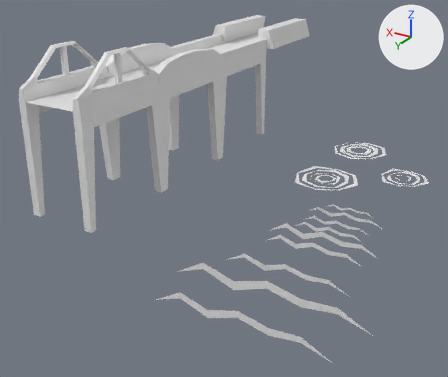
One commit to the Blender file assets/models/bridge.blend: the scene before it, then after it.
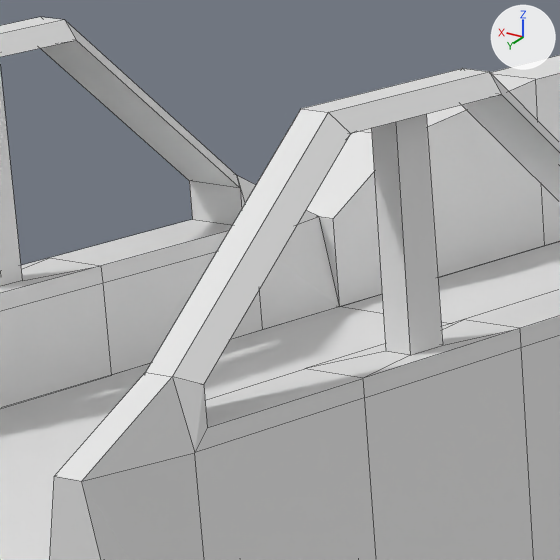
Each version is shown whole from a 50 mm lens placed at (-70.8, 115.6, 26.1), pointed at (-16.1, 24.5, -19.4), then close up on the part from 15% to 31% of the width and 10% to 29% of the height. Lighting does not change. The marker at upper right points along +X, +Y and +Z. The close-ups show mesh edges as thin lines.

Objects in the first close-up: 'border.001', 'border.003', 'road_part_b', 'road_part_c'.
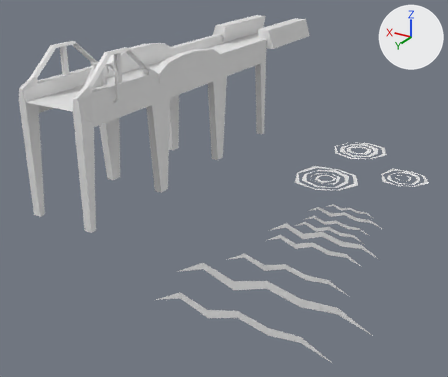
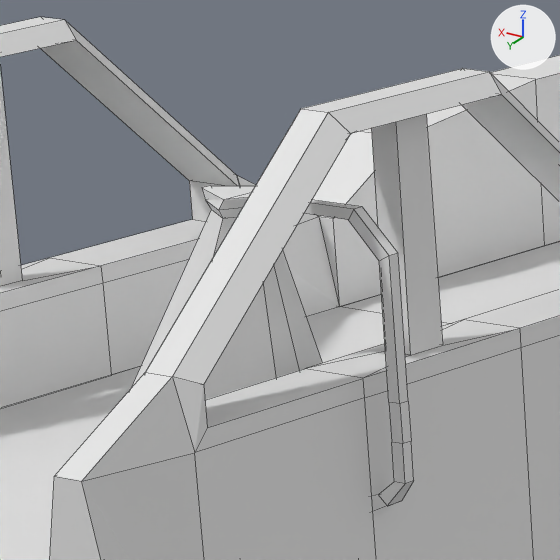
Edits to the bpy script that builds the scene:
```text
Add me_cube:
    me_cube.from_pydata(...)  # 50 vertices, 48 faces; spans x -28.2..29.7, y -9.4..9.4, z -0.7..5.8
Add me_cube_001:
    me_cube_001.from_pydata([(27.4, 1.3, 5.4), (27.4, -1.3, 5.4), (17.9, 7.9, 5.4), (17.9, -7.9, 5.4), (14.0, -1.3, 5.4), (14.0, 1.3, 5.4), (67.2, 6.3, 0.0), (67.2, -6.3, 0.0), (22.4, 37.2, 0.0), (22.4, -37.2, 0.0), (4.2, -6.3, 0.0), (4.2, 6.3, 0.0)], [], [(4, 3, 2, 5), (5, 11, 10, 4), (0, 6, 8, 2), (2, 8, 11, 5), (4, 10, 9, 3), (1, 7, 6, 0), (3, 9, 7, 1)])
Add ob_streetlamp_light:
    ob_streetlamp_light = bpy.data.objects.new('streetlamp_light', me_cube_001)
    ob_streetlamp_light.parent = ob_0_streetlamp
    ob_streetlamp_light.matrix_parent_inverse = Matrix(((12.23, 0.0, 0.0, 61.17), (0.0, 12.23, 0.0, -516.6), (0.0, 0.0, 1.0, 0.0885), (0.0, 0.0, 0.0, 1.0)))
    ob_streetlamp_light.location = (-5.0, 42.23, -0.0885)
    ob_streetlamp_light.scale = (0.0817, 0.0817, 1.0)
Add ob_0_streetlamp:
    ob_0_streetlamp = bpy.data.objects.new('0_streetlamp', me_cube)
    ob_0_streetlamp.parent = ob_props
    ob_0_streetlamp.location = (-5.0, 42.23, -0.0885)
    ob_0_streetlamp.scale = (0.0817, 0.0817, 1.0)
```

Location of each change, (x1, y1, x2, y2) in pixels of the close-ups (560 x 560 px):
'streetlamp_light', added: after (131, 209, 322, 400)
'0_streetlamp', added: after (202, 186, 414, 512)
